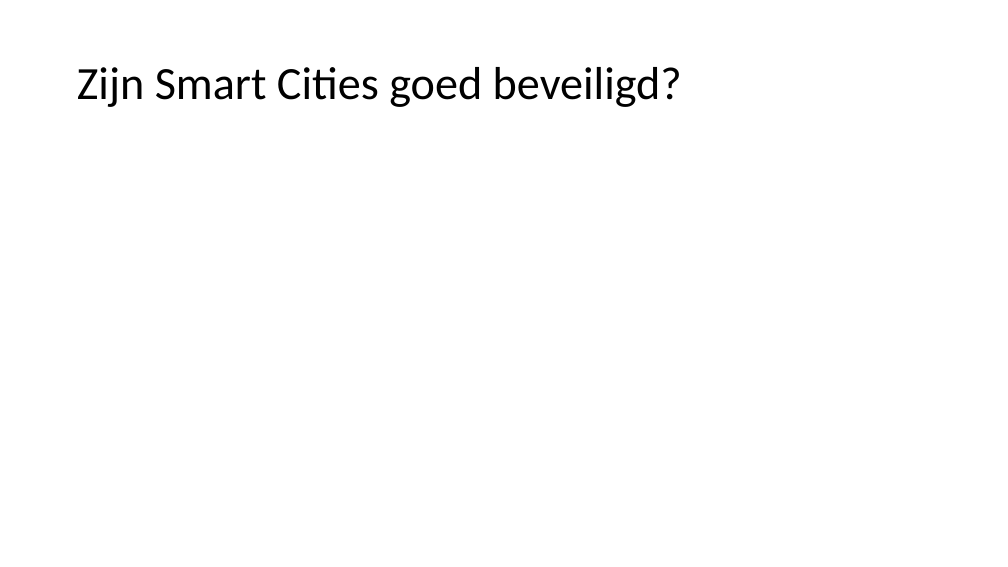
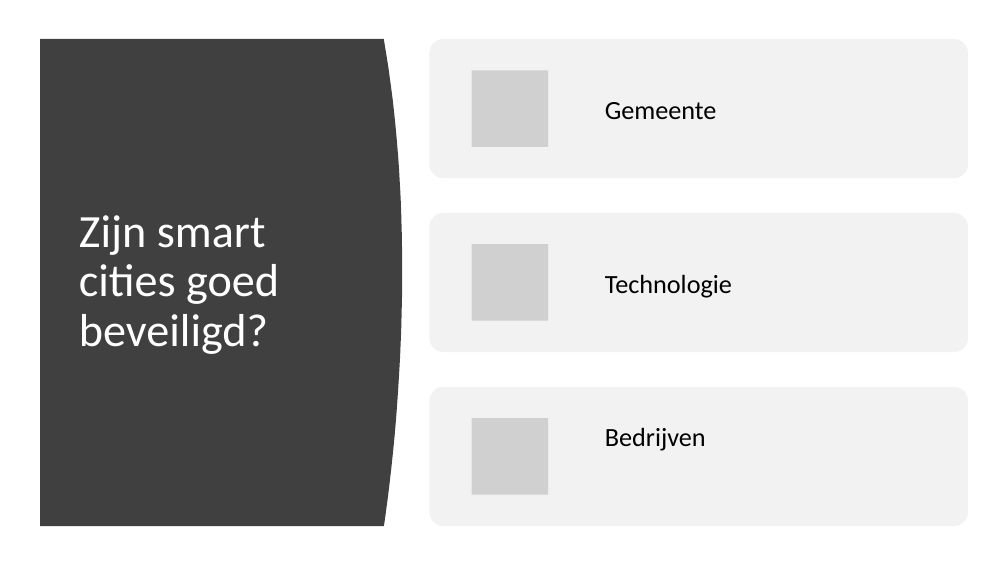
Before and after one commit to GianniVergouwen/Voorbereiding-HBO, a slide deck: slide 7 of Casus Presentatie.pptx. Drawn at 1008x567 pixels with LibreOffice and Linux fonts; fonts in the diff are those of the drawing; grey boxes stand for pictures. Boxes give left, top, right and bottom in pixels: in the first picture for what was removed or moved away, otherwise in the second. Text is boxed around its words. In the diff, an @@ line names an element or a change of style, - is before the commit and + after.

```diff
--- a/Casus Presentatie.pptx
+++ b/Casus Presentatie.pptx
@@ freeform shape added at (40,39,402,526), fill #404040 @@
@@ text at (79,215,279,354): text changed; text colour #000000 to #FFFFFF @@
-Zijn Smart Cities goed beveiligd?
+Zijn smart cities goed beveiligd?
@@ group added at (430,39,968,526): 3 rounded rectangles, 3 pictures, 3 texts @@
+Gemeente
+Technologie
+Bedrijven
```
Also in this commit, not shown: 2 other slides changed.
